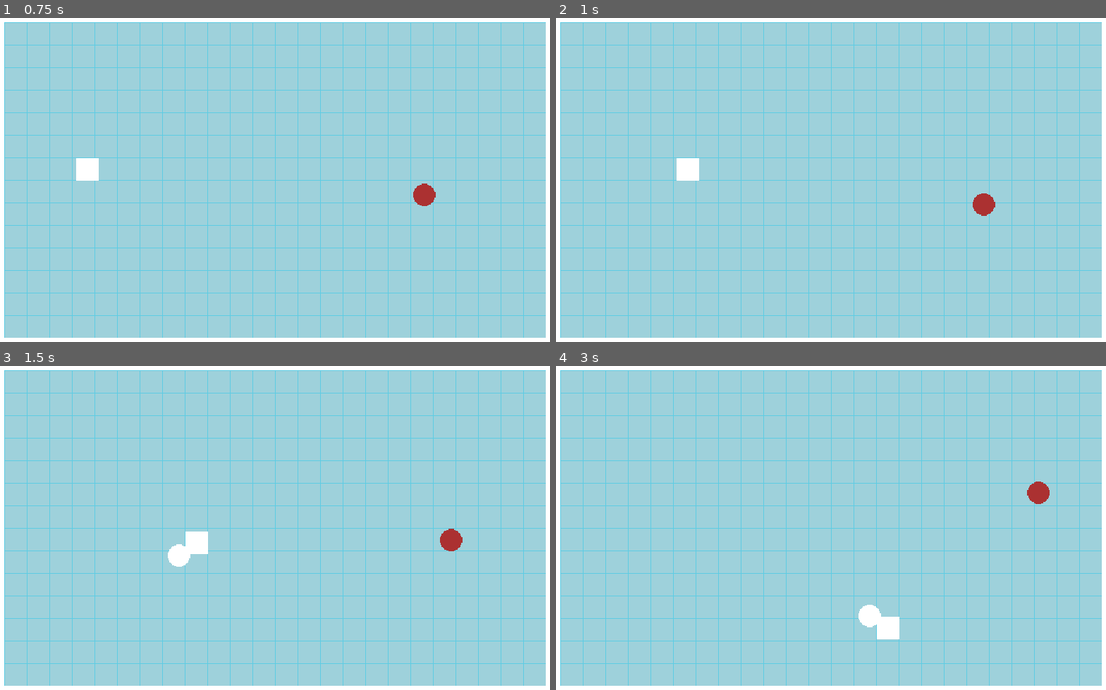
Above: before the commit, frames 1-4 (two rows, left to right).
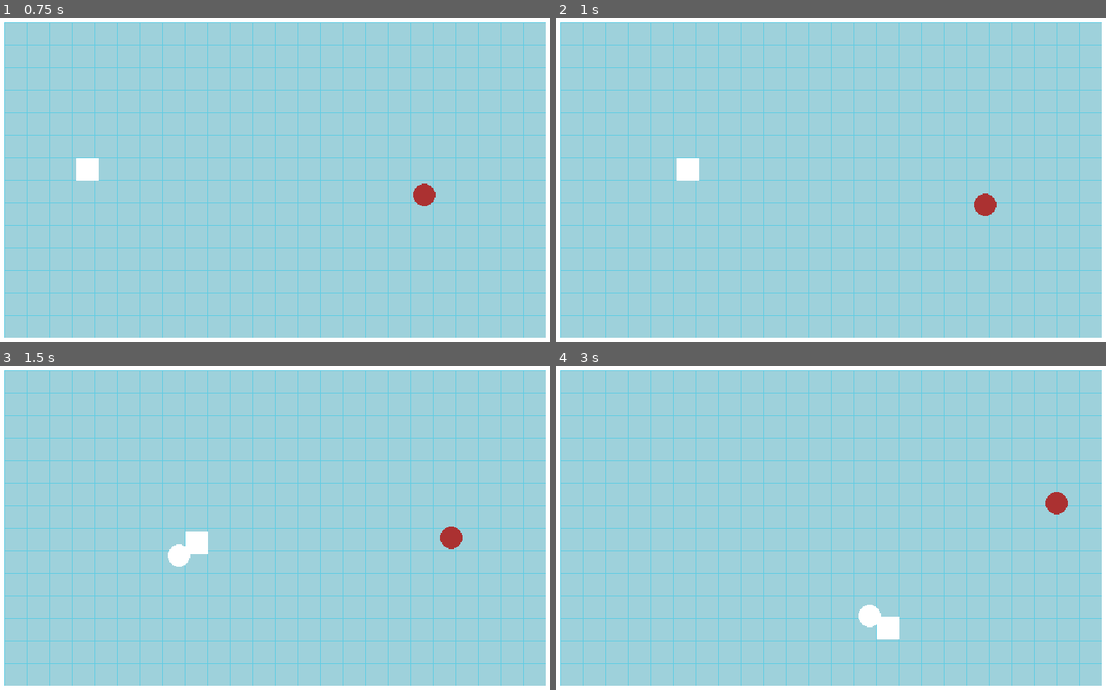
Above: after the commit, the same moments.

Repository: NamAnhVH/RPG_Game_Project
Game: Godot game, scene res://Map/DebugMap.tscn
Same seed, same stepped clock (60 frames per second), same inputs: the game is played once before the commit and once after it.
Inputs (mouse positions are in pixels of both pictures, inside the frame that each line leads up to):
- Up to frame 1 (0.75 s): move the mouse to (401, 163) at 0.52 s; press the mouse at (401, 163) at 0.53 s; hold D (move_right) from 0.53 s (still down)
- Up to frame 2 (1 s): keep holding D (move_right)
- Up to frame 3 (1.5 s): move the mouse to (159, 544) at 1.27 s; release D (move_right) at 1.28 s; release the mouse at (159, 544) at 1.28 s; hold S (move_down) from 1.28 s (still down); click (159, 544) at 1.35 s
- Up to frame 4 (3 s): move the mouse to (886, 453) at 2.02 s; release S (move_down) at 2.03 s; press the mouse at (886, 453) at 2.03 s; hold D (move_right) 2.03-2.78 s; move the mouse to (803, 596) at 2.77 s; release the mouse at (803, 596) at 2.78 s; hold W (move_up) from 2.78 s (still down); click (803, 596) at 2.85 s

Frame 1 is identical in both runs. In frame 2, less than 0.1% of the frame differs, in the area x 75-81%, y 54-62%; in frame 3, less than 0.1%; in frame 4, 0.4%, in the area x 85-94%, y 35-46%.

Commit message:
Slime Attack Behavior

Diff:
--- a/Characters/BattleCharacters/AI.gd
+++ b/Characters/BattleCharacters/AI.gd
@@ -18,15 +18,28 @@
 
 	return nearest_target
 
-func move_towards(to):
+func move_towards(to, move_speed_unit = 3.0):
 	var displacement = to - global_position
 	var normal = displacement.normalized()
 	velocity = lerp(velocity, normal * move_speed_unit * 24, get_move_weight())
 
-func _apply_movement():
-	velocity = move_and_slide(velocity)
+func move_around_target(target, direction):
+	var displacement = target - global_position
+	var normal = Vector2()
+	if direction == 0:
+		normal = Vector2(displacement.y, -displacement.x).normalized()
+	else:
+		normal = Vector2(-displacement.y, displacement.x).normalized()
+	velocity = lerp(velocity, normal * move_speed_unit * 24, get_move_weight())
+
+
+func _apply_movement(delta):
+	 move_and_slide(velocity)
 
 func generate_random_target():
 	var angle = rand_range(0, 2 * PI)
 	var offset = Vector2(cos(angle), sin(angle)) * max_active_area
 	random_target = first_position + offset
+
+func stop_moving():
+	velocity = Vector2(0, 0)
--- a/Characters/BattleCharacters/AI.tscn
+++ b/Characters/BattleCharacters/AI.tscn
@@ -5,3 +5,4 @@
 
 [node name="AI" instance=ExtResource( 1 )]
 script = ExtResource( 2 )
+max_active_area = 50
--- a/Characters/BattleCharacters/BattleCharacter.gd
+++ b/Characters/BattleCharacters/BattleCharacter.gd
@@ -3,12 +3,13 @@
 
 enum Factions {ALLY, ENEMY}
 
-
 const KNOCKBACK_VELOCITY = 350
 
 onready var attack_cooldown = $Timers/AttackCooldown
-onready var damage_animator = $DamageAnimator
+onready var damage_animator = $Animation/DamageAnimator
+onready var attack_animator = $Animation/AttackAnimator
 onready var hitbox = $Hitbox
+onready var pre_attack_time = $Timers/PreAttackTime
 
 export var max_health = 8.0
 export (Factions) var faction = 0
--- a/Characters/BattleCharacters/BattleCharacter.tscn
+++ b/Characters/BattleCharacters/BattleCharacter.tscn
@@ -63,10 +63,31 @@
 "values": [ true ]
 }
 
+[sub_resource type="Animation" id=4]
+resource_name = "Attack"
+
+[sub_resource type="Animation" id=5]
+resource_name = "PreAttack"
+length = 0.5
+tracks/0/type = "value"
+tracks/0/path = NodePath("Body:modulate")
+tracks/0/interp = 1
+tracks/0/loop_wrap = true
+tracks/0/imported = false
+tracks/0/enabled = true
+tracks/0/keys = {
+"times": PoolRealArray( 0, 0.5 ),
+"transitions": PoolRealArray( 1, 1 ),
+"update": 0,
+"values": [ Color( 1, 1, 1, 1 ), Color( 0.00784314, 1, 0, 1 ) ]
+}
+
 [node name="BattleCharacter" instance=ExtResource( 1 )]
 script = ExtResource( 2 )
 max_health = 8.0
 faction = 0
+knockback_modifier = 1.0
+move_weight = 0.2
 
 [node name="StateMachine" type="Node" parent="." index="0"]
 script = ExtResource( 4 )
@@ -77,14 +98,24 @@
 wait_time = 0.2
 one_shot = true
 
+[node name="PreAttackTime" type="Timer" parent="Timers" index="1"]
+one_shot = true
+
 [node name="Hitbox" parent="." index="4" instance=ExtResource( 3 )]
 collision_layer = 0
 collision_mask = 0
 
-[node name="DamageAnimator" type="AnimationPlayer" parent="." index="5"]
+[node name="Animation" type="Node" parent="." index="5"]
+
+[node name="DamageAnimator" type="AnimationPlayer" parent="Animation" index="0"]
+root_node = NodePath("../..")
 anims/Damage = SubResource( 1 )
 anims/Invulnerability = SubResource( 2 )
 anims/RESET = SubResource( 3 )
 
+[node name="AttackAnimator" type="AnimationPlayer" parent="Animation" index="1"]
+anims/Attack = SubResource( 4 )
+anims/PreAttack = SubResource( 5 )
+
 [connection signal="damaged" from="Hitbox" to="." method="_on_Hitbox_damaged"]
 [connection signal="immunity_ended" from="Hitbox" to="." method="_on_Hitbox_immunity_ended"]
--- a/Characters/BattleCharacters/Enemies/Enemy.gd
+++ b/Characters/BattleCharacters/Enemies/Enemy.gd
@@ -1,4 +1,6 @@
 extends "res://Characters/BattleCharacters/AI.gd"
+
+signal enter_attack_state()
 
 onready var state = $StateMachine
 
@@ -6,12 +8,12 @@
 	state.add_state("IDLE")
 	state.add_state("DETECTING")
 	state.add_state("ATTACKING")
+	state.add_state("PRE_ATTACK")
 	state.set_state("IDLE")
 
 func _on_ActiveArea_body_entered(intruder):
 	if intruder is PlayableCharacter && state.get_state() == "IDLE":
 		state.set_state("DETECTING")
-
 
 func _on_ActiveArea_body_exited(intruder):
 	if intruder is PlayableCharacter && state.get_state() == "DETECTING":
@@ -19,4 +21,9 @@
 
 func _on_AttackArea_body_entered(intruder):
 	if intruder is PlayableCharacter && state.get_state() == "DETECTING":
-		pass
+		state.set_state("ATTACKING")
+		emit_signal("enter_attack_state")
+
+func _on_AttackArea_body_exited(intruder):
+	if intruder is PlayableCharacter && state.get_state() == "ATTACKING":
+		state.set_state("DETECTING")
--- a/Characters/BattleCharacters/Enemies/Enemy.tscn
+++ b/Characters/BattleCharacters/Enemies/Enemy.tscn
@@ -6,17 +6,17 @@
 [node name="Enemy" instance=ExtResource( 1 )]
 script = ExtResource( 2 )
 faction = 1
-knockback_modifier = 1.0
-move_weight = 0.2
-max_active_area = 50
 
-[node name="Hitbox" parent="." index="4"]
-collision_mask = 2
+[node name="ActiveArea" type="Area2D" parent="." index="4"]
+collision_layer = 0
 
-[node name="ActiveArea" type="Area2D" parent="." index="6"]
+[node name="AttackArea" type="Area2D" parent="." index="5"]
+collision_mask = 0
 
-[node name="AttackArea" type="Area2D" parent="." index="7"]
+[node name="AttackAnimator" parent="Animation" index="1"]
+root_node = NodePath("../..")
 
 [connection signal="body_entered" from="ActiveArea" to="." method="_on_ActiveArea_body_entered"]
 [connection signal="body_exited" from="ActiveArea" to="." method="_on_ActiveArea_body_exited"]
 [connection signal="body_entered" from="AttackArea" to="." method="_on_AttackArea_body_entered"]
+[connection signal="body_exited" from="AttackArea" to="." method="_on_AttackArea_body_exited"]
--- a/Characters/BattleCharacters/Enemies/Slime.gd
+++ b/Characters/BattleCharacters/Enemies/Slime.gd
@@ -1,16 +1,49 @@
 extends "res://Characters/BattleCharacters/Enemies/Enemy.gd"
+
+var target = null
+
+onready var change_direction_cooldown = $Timers/ChangeDirectionCooldown
+
+var direction = 0
 
 func _physics_process(delta):
 	if state.get_state() == "DETECTING":
-		var target = get_target()
+		target = get_target()
 		if target == null:
 			target = get_ideal_target()
 		if target != null:
 			move_towards(target.global_position)
 	else:
-		if position.distance_to(random_target) < 1:
-			generate_random_target()
+		if state.get_state() == "ATTACKING":
+			if !attack_cooldown.is_stopped():
+				if !attack_animator.is_playing():
+					move_around_target(target.global_position, direction)
+			else:
+				attack_animator.play("PreAttack")
+				stop_moving()
 		else:
-			move_towards(random_target)
+			if position.distance_to(random_target) < 3:
+				generate_random_target()
+			else:
+				move_towards(random_target)
+	_apply_movement(delta)
 
-	_apply_movement()
+func _on_Slime_enter_attack_state():
+	if attack_cooldown.is_stopped():
+		attack_cooldown.start()
+
+func attack():
+	move_towards(target.global_position, 150.0)
+	attack_animator.play("RESET")
+	attack_cooldown.start()
+
+
+func _on_ChangeDirectionCooldown_timeout():
+	if direction == 0:
+		direction = 1
+	else:
+		direction = 0
+
+func _on_AttackAnimator_animation_finished(anim_name):
+	if anim_name == "PreAttack":
+		attack()
--- a/Characters/BattleCharacters/Enemies/Slime.tscn
+++ b/Characters/BattleCharacters/Enemies/Slime.tscn
@@ -8,15 +8,30 @@
 
 [sub_resource type="CircleShape2D" id=1]
 
-[sub_resource type="CircleShape2D" id=2]
-radius = 11.0
-
 [sub_resource type="CircleShape2D" id=3]
 radius = 12.0
 
-[sub_resource type="RectangleShape2D" id=4]
+[sub_resource type="RectangleShape2D" id=5]
 
-[sub_resource type="CircleShape2D" id=5]
+[sub_resource type="CircleShape2D" id=6]
+radius = 59.0762
+
+[sub_resource type="CircleShape2D" id=7]
+
+[sub_resource type="Animation" id=8]
+length = 0.001
+tracks/0/type = "value"
+tracks/0/path = NodePath("Body:modulate")
+tracks/0/interp = 1
+tracks/0/loop_wrap = true
+tracks/0/imported = false
+tracks/0/enabled = true
+tracks/0/keys = {
+"times": PoolRealArray( 0 ),
+"transitions": PoolRealArray( 1 ),
+"update": 0,
+"values": [ Color( 1, 1, 1, 1 ) ]
+}
 
 [node name="Slime" instance=ExtResource( 1 )]
 script = ExtResource( 5 )
@@ -28,22 +43,47 @@
 texture = ExtResource( 2 )
 
 [node name="CollisionShape2D" parent="." index="2"]
+visible = false
 shape = SubResource( 1 )
 
-[node name="CollisionShape2D" type="CollisionShape2D" parent="Hitbox" index="1"]
-shape = SubResource( 2 )
+[node name="AttackCooldown" parent="Timers" index="0"]
+wait_time = 1.5
 
-[node name="DamageArea" type="Area2D" parent="." index="5"]
+[node name="ChangeDirectionCooldown" type="Timer" parent="Timers" index="2"]
+wait_time = 3.0
+autostart = true
+
+[node name="DamageArea" type="Area2D" parent="." index="4"]
+visible = false
 collision_mask = 0
 script = ExtResource( 3 )
 
 [node name="CollisionShape2D" type="CollisionShape2D" parent="DamageArea" index="0"]
 shape = SubResource( 3 )
 
+[node name="ActiveArea" parent="." index="5"]
+visible = false
+
 [node name="CollisionShape2D" type="CollisionShape2D" parent="ActiveArea" index="0"]
-scale = Vector2( 20, 20 )
-shape = SubResource( 4 )
+scale = Vector2( 15, 15 )
+shape = SubResource( 5 )
+
+[node name="AttackArea" parent="." index="6"]
+visible = false
 
 [node name="CollisionShape2D" type="CollisionShape2D" parent="AttackArea" index="0"]
-scale = Vector2( 5, 5 )
-shape = SubResource( 5 )
+shape = SubResource( 6 )
+
+[node name="Hitbox" parent="." index="7"]
+visible = false
+collision_mask = 2
+
+[node name="CollisionShape2D" type="CollisionShape2D" parent="Hitbox" index="1"]
+shape = SubResource( 7 )
+
+[node name="AttackAnimator" parent="Animation" index="1"]
+anims/RESET = SubResource( 8 )
+
+[connection signal="enter_attack_state" from="." to="." method="_on_Slime_enter_attack_state"]
+[connection signal="timeout" from="Timers/ChangeDirectionCooldown" to="." method="_on_ChangeDirectionCooldown_timeout"]
+[connection signal="animation_finished" from="Animation/AttackAnimator" to="." method="_on_AttackAnimator_animation_finished"]
--- a/Characters/BattleCharacters/PlayableCharacters/PlayableCharacter.gd
+++ b/Characters/BattleCharacters/PlayableCharacters/PlayableCharacter.gd
@@ -11,7 +11,7 @@
 	move_input = move_input.normalized()
 
 	velocity = lerp(velocity, move_input * move_speed_unit * 24, get_move_weight())
-	move_and_collide(velocity * delta)
+	move_and_slide(velocity)
 
 func _unhandled_input(event):
 	if event.is_action_pressed("attack") && attack_cooldown.is_stopped():
--- a/Characters/BattleCharacters/PlayableCharacters/PlayableCharacter.tscn
+++ b/Characters/BattleCharacters/PlayableCharacters/PlayableCharacter.tscn
@@ -8,7 +8,7 @@
 extents = Vector2( 10, 3.5 )
 
 [sub_resource type="RectangleShape2D" id=2]
-extents = Vector2( 10, 10.5 )
+extents = Vector2( 11.5, 11.5 )
 
 [node name="PlayableCharacter" instance=ExtResource( 1 )]
 script = ExtResource( 2 )
@@ -24,5 +24,4 @@
 collision_mask = 1
 
 [node name="CollisionShape2D" type="CollisionShape2D" parent="Hitbox" index="1"]
-position = Vector2( 0, 0.5 )
 shape = SubResource( 2 )
--- a/Map/DebugMap.tscn
+++ b/Map/DebugMap.tscn
@@ -61,8 +61,6 @@
 
 [node name="PlayableCharacter" parent="Entities" instance=ExtResource( 3 )]
 position = Vector2( -226, -11 )
-knockback_modifier = 1.0
-move_weight = 0.2
 
 [node name="Slime" parent="Entities" instance=ExtResource( 4 )]
 position = Vector2( 197, -13 )
Not shown: 1 places in Characters/BattleCharacters/BattleCharacter.tscn that only renumber resources
Not shown: 1 places in Characters/BattleCharacters/Enemies/Slime.tscn that only renumber resources
